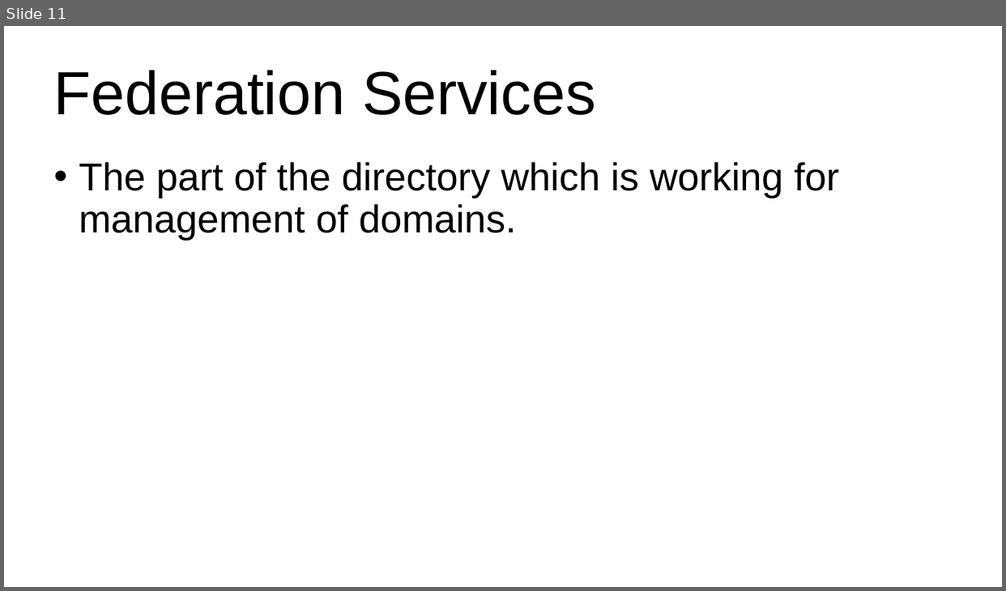
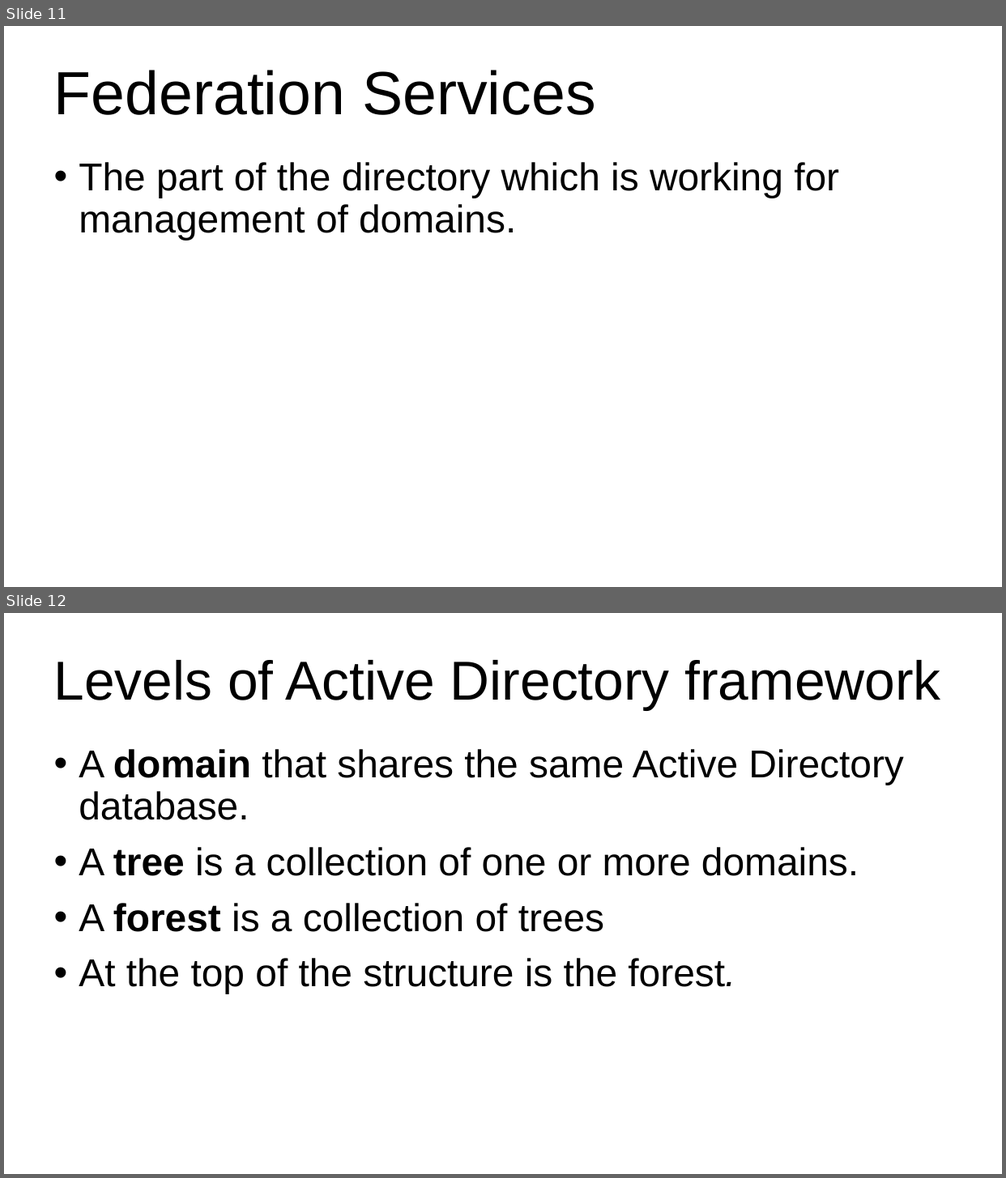
Before and after one commit to Hero-Team/active-drictory-installation-and-configuration-on-windows-server, a slide deck: active.pptx. Shown one above the other, each under a label of ours: slide 11 before the commit, slides 11 and 12 after it. The pictures are 1006x591 and 1006x1178 pixels, drawn with LibreOffice and Linux fonts; fonts in the diff are those of the drawing; background and template pictures are left out. Boxes give left, top, right and bottom in pixels: in the first picture for what was removed or moved away, otherwise in the second. Text is boxed around its words. In the diff, an @@ line names an element or a change of style, - is before the commit and + after.

Commit message:
i add my fourt slide

```diff
--- a/active.pptx
+++ b/active.pptx
@@ slide 12 added at (x1=4, y1=613, x2=1002, y2=1174), background picture (left out) @@
@@ title added at (x1=54, y1=660, x2=941, y2=710), 39.6 pt, text #000000 @@
+Levels of Active Directory framework
@@ text added at (x1=79, y1=749, x2=903, y2=995), 28 pt, text #000000 @@
+• A domain that shares the same Active Directory database.
+• A tree is a collection of one or more domains.
+• A forest is a collection of trees
+• At the top of the structure is the forest.
```
